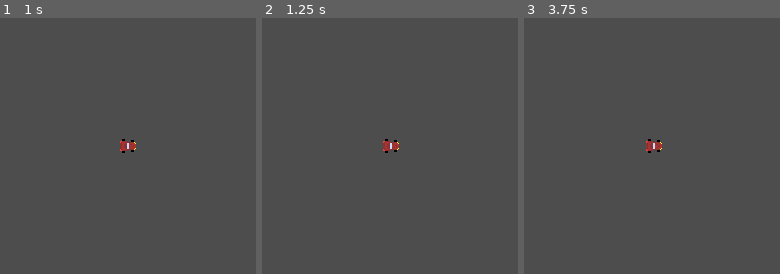
Above: before the commit, frames 1-3 (left to right).
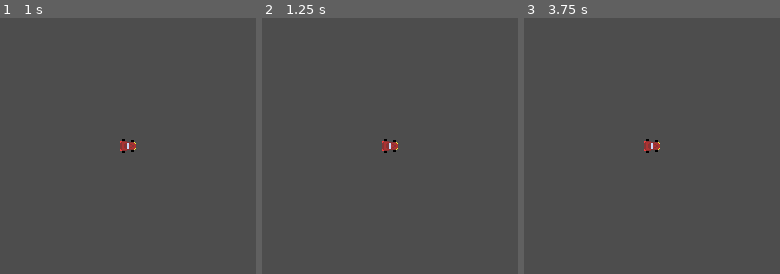
Above: after the commit, the same moments.

Repository: Alexander-Jordan/indy-500-godot
Game: Godot game, scene res://stages/main.tscn
Two runs of this game, one before a commit and one after it. Both use one fixed random seed, a clock stepped at 60 frames per second and the inputs below.
Inputs:
- Up to frame 1 (1 s): tap Enter at 0.5 s
- Up to frame 2 (1.25 s): no input
- Up to frame 3 (3.75 s): tap Space at 1.25, 2.75 s; tap Enter at 2, 3.5 s
The pictures show only the part of the screen within x 23-73%, y 0-50%; the shares and areas given below are measured in that part.

Frame 1 is identical in both runs. In frame 2, 0.1% of the frame differs, in the area x 46-54%, y 47-53%; in frame 3, 0.2%.

Commit message:
Try kidscancode car steering script, and adjust the traction a bit

Diff:
--- a/entities/car/car.gd
+++ b/entities/car/car.gd
@@ -1,41 +1,74 @@
 class_name Car extends CharacterBody2D
 
-@export var acceleration_drag_rate: float = 50.0
-@export var acceleration_max: float = 10000.0
-@export var acceleration_throttle_rate: float = 250.0
+@export var drag: float = 0.12
+@export var engine_power: float = 500.0
+@export var friction: float = 55
 @export_enum('p1', 'p2') var player: String = 'p1'
-@export var rotation_speed: int = 5
+@export var slip_speed: float = 200
+@export var speed_reverse_max: float = 250.0
+## Amount that front wheel turns, in degrees
+@export var steering_angle_degrees: float = 15
+@export var traction_fast: float = 2.5
+@export var traction_slow: float = 10.0
+## Distance from front to rear wheel.
+@export var wheel_base: float = 10
 
-var acceleration: float = 0.0
-var collision: KinematicCollision2D = null
-var steering: float = 0.0
+var acceleration: Vector2 = Vector2.ZERO
+var steering_direction: float = 0.0
 
 func _physics_process(delta: float) -> void:
-	collision = move_and_collide(velocity * delta)
-	if collision:
-		velocity = velocity.bounce(collision.get_normal())
-		acceleration = collision.get_remainder().length()
+	drag_and_friction(delta)
+	calculate_steering(delta)
+	velocity += acceleration * delta
+	move_and_slide()
 
 func _process(delta: float) -> void:
-	throttle()
-	drag()
+	accelerate()
 	steer()
 
-	rotation += rotation_speed * steering * delta
-	if !collision:
-		velocity = Vector2(acceleration * delta, 0).rotated(rotation)
+func accelerate() -> void:
+	acceleration = Vector2.ZERO
+	var input = -Input.get_axis(player + '_up', player + '_down')
+	acceleration = transform.x * (engine_power * input)
 
-func drag() -> void:
-	var drag_direction: float = -1.0 if acceleration > 0 else 1.0
-	acceleration += drag_direction * acceleration_drag_rate
+func calculate_steering(delta: float) -> void:
+	# Find the wheel positions
+	var rear_wheel: Vector2 = position - transform.x * wheel_base / 2.0
+	var front_wheel: Vector2 = position + transform.x * wheel_base / 2.0
+	# Move the wheel forward
+	rear_wheel += velocity * delta
+	front_wheel += velocity.rotated(steering_direction) * delta
+	# Find the new direction vector
+	var new_heading: Vector2 = rear_wheel.direction_to(front_wheel)
+	# Set traction
+	var traction: float = get_traction()
+	# Set the velocity to the new direction, depending on forward or backward
+	var d: float = new_heading.dot(velocity.normalized())
+	if d > 0:
+		velocity = lerp(velocity, new_heading * velocity.length(), traction * delta)
+	if d < 0:
+		velocity = lerp(velocity, -new_heading * minf(velocity.length(), speed_reverse_max), traction * delta)
+	# Set the rotation to the new direction
+	rotation = new_heading.angle()
+
+func drag_and_friction(delta: float) -> void:
+	if acceleration == Vector2.ZERO and velocity.length() < 50:
+		velocity = Vector2.ZERO
+	var friction_force: Vector2 = -velocity * friction * delta
+	var drag_force: Vector2 = -velocity * velocity.length() * drag * delta
+	acceleration += drag_force + friction_force
+
+func get_traction() -> float:
+	var slip_speed_min: float = 50
+	var slip_speed_max: float = 320
+	var traction_min: float = 1.0
+	var traction_max: float = 10.0
+
+	var normalized_slip: float = (velocity.length() - slip_speed_min) / (slip_speed_max - slip_speed_min)
+	normalized_slip = clampf(normalized_slip, 0.0, 1.0)
+
+	return lerpf(traction_max, traction_min, normalized_slip)
 
 func steer() -> void:
-	steering = Input.get_axis(player + '_left', player + '_right') # raw steering input
-	steering = steering if acceleration > 0 else -steering # invert steering when reversing
-	steering *= abs(acceleration / acceleration_max) # clamp to acceleration
-
-func throttle() -> void:
-	var throttle_direction: float = -Input.get_axis(player + '_up', player + '_down') # raw throttle input
-	# clamp acceleration
-	if (throttle_direction > 0 and acceleration < acceleration_max) or (throttle_direction < 0 and acceleration > -acceleration_max):
-		acceleration += throttle_direction * acceleration_throttle_rate # increase acceleration at rate
+	var turn: float = Input.get_axis(player + '_left', player + '_right') # raw steering input
+	steering_direction = turn * deg_to_rad(steering_angle_degrees)
